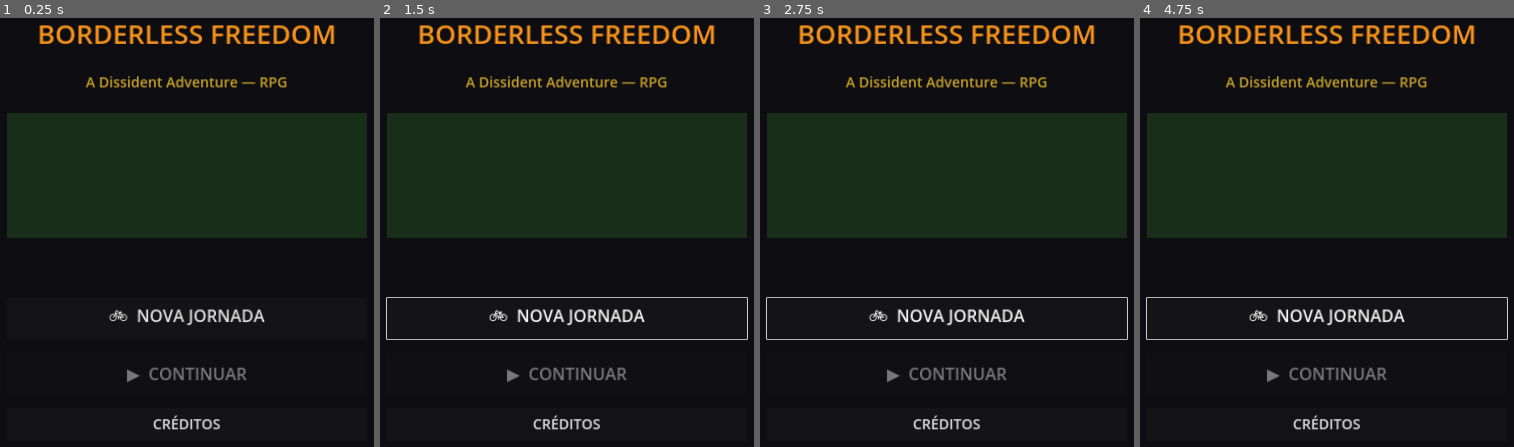
Above: before the commit, frames 1-4 (left to right).
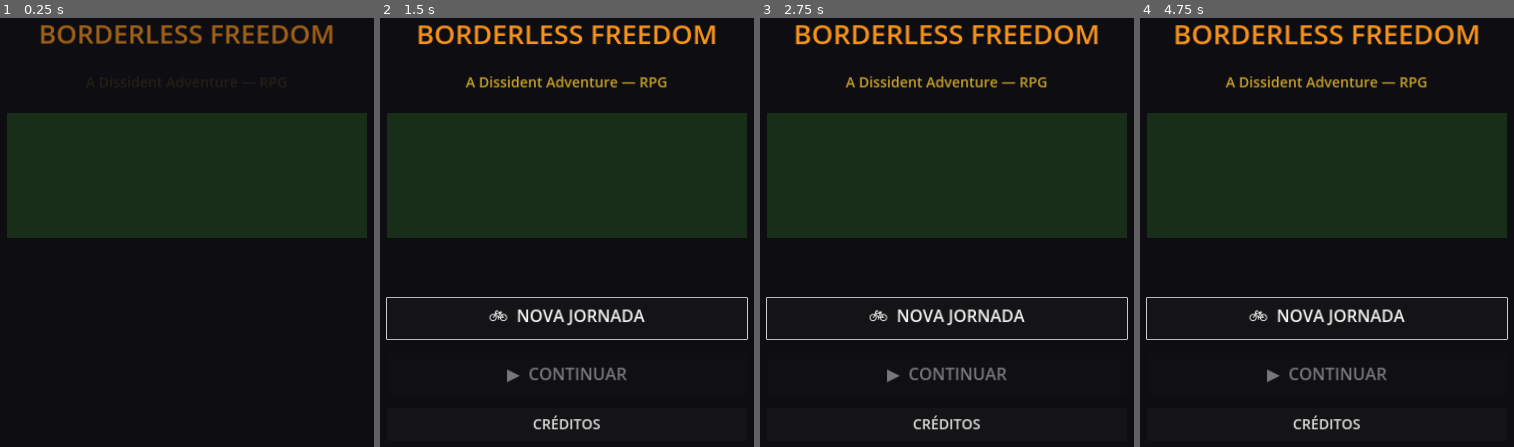
Above: after the commit, the same moments.

Repository: Unknown-brazilian/borderless-freedom-rpg
Game: Godot game, scene res://scenes/ui/main_menu.tscn
Same seed, same stepped clock (60 frames per second), same inputs: the game is played once before the commit and once after it.
Inputs:
- Up to frame 1 (0.25 s): no input
- Up to frame 2 (1.5 s): click "🚲 NOVA JORNADA" at 0.5 s; click "CRÉDITOS" at 1.25 s
- Up to frame 3 (2.75 s): click "🚲 NOVA JORNADA" at 2 s
- Up to frame 4 (4.75 s): click "CRÉDITOS" at 2.75 s; click "🚲 NOVA JORNADA" at 3.5 s; click "CRÉDITOS" at 4.25 s

The runs differ from the first frame. In frame 1, 4.2% of the frame differs, in the area x 10-90%, y 1-97%; in frame 2, 1.2%; in frame 3, 2.1%; in frame 4, 2.2%.
Error in both runs: Invalid call. Nonexistent function 'set_ignore_time_scale' in base 'Tween'. (res://scripts/systems/scene_transition.gd:28)

Commit message:
feat: juice no menu principal + som de diálogo por linha
- Menu: entrada animada (título com pop, subtítulo e botões em cascata),
  pulso sutil de "respiração" no título, feedback de toque (Juice.button_feedback)
  em todos os botões e pop no painel de confirmação
- DialogueManager toca "dialogue" a cada linha exibida (_show_current)

Co-Authored-By: Claude Opus 4.8 (1M context) <noreply@anthropic.com>

Diff:
--- a/scripts/systems/dialogue_manager.gd
+++ b/scripts/systems/dialogue_manager.gd
@@ -57,6 +57,8 @@
 	var text    := _lines[_index] if _index < _lines.size() else ""
 	var speaker := _speakers[_index] if _index < _speakers.size() else ""
 	emit_signal("line_shown", text, speaker)
+	if not text.is_empty():
+		AudioManager.sfx("dialogue")
 	if is_instance_valid(_box_node) and _box_node.has_method("show_line"):
 		_box_node.show_line(text, speaker)
 
--- a/scripts/ui/main_menu_rpg.gd
+++ b/scripts/ui/main_menu_rpg.gd
@@ -27,9 +27,44 @@
 	_lbl_title.text = "BORDERLESS FREEDOM"
 	_lbl_sub.text   = "A Dissident Adventure — RPG"
 
+	# Feedback de toque (clique + escala + vibração) em todos os botões.
+	for b in [_btn_nova, _btn_continuar, _btn_creditos, _btn_confirm_yes, _btn_confirm_no]:
+		Juice.button_feedback(b)
+	_play_intro()
+
+## Entrada animada: título dá pop, subtítulo e botões entram em cascata;
+## depois o título ganha um pulso sutil de "respiração".
+func _play_intro() -> void:
+	var btns := [_btn_nova, _btn_continuar, _btn_creditos]
+	_lbl_title.modulate.a = 0.0
+	_lbl_sub.modulate.a   = 0.0
+	for b in btns:
+		b.modulate.a = 0.0
+	await get_tree().process_frame   # aguarda o layout para pivôs corretos
+
+	_lbl_title.pivot_offset = _lbl_title.size * 0.5
+	_lbl_title.scale = Vector2(1.15, 1.15)
+	var t := create_tween()
+	t.set_parallel(true)
+	t.tween_property(_lbl_title, "modulate:a", 1.0, 0.4)
+	t.tween_property(_lbl_title, "scale", Vector2.ONE, 0.55) \
+		.set_trans(Tween.TRANS_BACK).set_ease(Tween.EASE_OUT)
+	t.tween_property(_lbl_sub, "modulate:a", 1.0, 0.4).set_delay(0.2)
+	for i in btns.size():
+		t.tween_property(btns[i], "modulate:a", 1.0, 0.3).set_delay(0.35 + i * 0.1)
+
+	await get_tree().create_timer(1.1).timeout
+	var pulse := create_tween().set_loops()
+	pulse.tween_property(_lbl_title, "scale", Vector2(1.03, 1.03), 1.3) \
+		.set_trans(Tween.TRANS_SINE).set_ease(Tween.EASE_IN_OUT)
+	pulse.tween_property(_lbl_title, "scale", Vector2.ONE, 1.3) \
+		.set_trans(Tween.TRANS_SINE).set_ease(Tween.EASE_IN_OUT)
+
 func _on_nova_jornada() -> void:
 	if SaveSystem.has_save():
+		_confirm_panel.pivot_offset = _confirm_panel.size * 0.5
 		_confirm_panel.show()
+		Juice.pop(_confirm_panel, 1.08, 0.25)
 	else:
 		_start_new_game()
 
